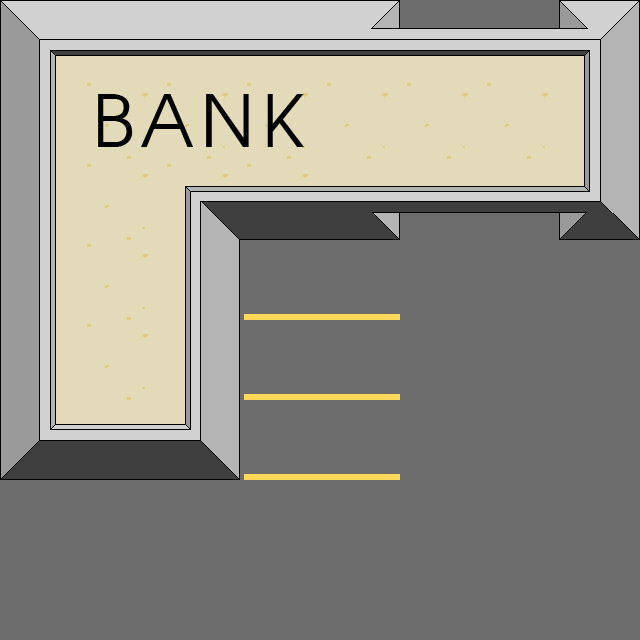
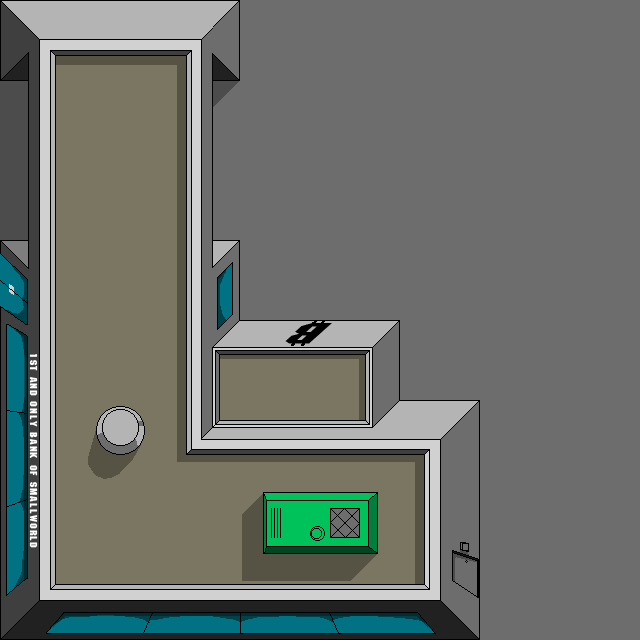
Layers edited between the first and the second (640, 640) image:
added layer "1st and only bank of smallworl" above "B" over box(29, 354, 38, 548)
added layer "B" above "shadow" over box(285, 323, 332, 344)
added layer "shadow" above "details" over box(0, 55, 479, 632)
added layer "details" above "Layer 4" over box(0, 253, 480, 634)
hid "Layer 4", painted on it over box(244, 314, 480, 480)
hid "BANK", painted on it over box(94, 94, 304, 542)
painted on "roof" over box(28, 28, 559, 240)
painted on "Layer 1" over box(0, 0, 640, 640)
